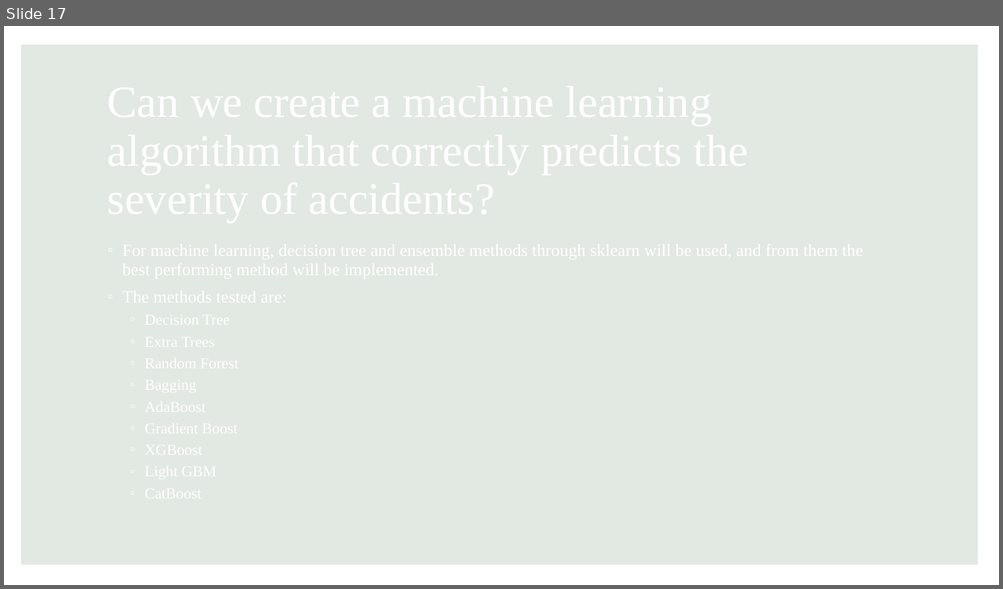
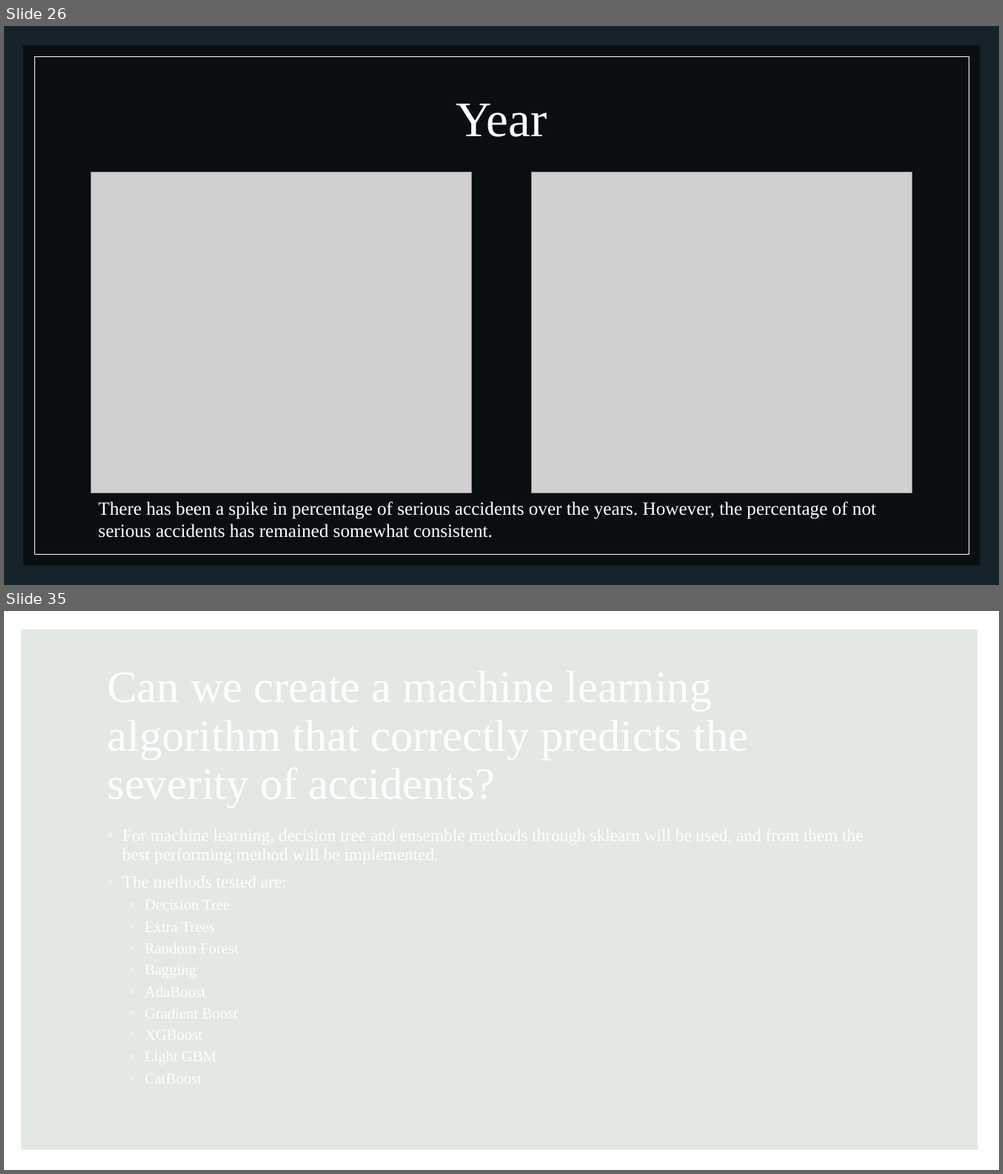
Before and after one commit to GenTaylor/Traffic-Accident-Analysis, a slide deck: Traffic Analysis and Severity Prediction.pptx. Shown one above the other, each under a label of ours: slide 17 before the commit, slides 26 and 35 after it; the slides between them are not shown. The pictures are 1003x589 and 1003x1174 pixels, drawn with LibreOffice and Linux fonts; fonts in the diff are those of the drawing; grey boxes stand for pictures. Boxes give left, top, right and bottom in pixels: in the first picture for what was removed or moved away, otherwise in the second. Text is boxed around its words. In the diff, an @@ line names an element or a change of style, - is before the commit and + after.

```diff
--- a/Traffic Analysis and Severity Prediction.pptx
+++ b/Traffic Analysis and Severity Prediction.pptx
@@ slide 26 added at [4, 26, 999, 585], background #17232A @@
@@ rectangle added at [23, 45, 980, 566], fill #000000 at 60% opacity @@
@@ rectangle added at [34, 56, 969, 555], outline #FFFFFF 0.5 pt @@
@@ title added at [455, 104, 547, 137], 48 pt, text #FFFFFF @@
+Year
@@ picture added at [91, 173, 472, 493] @@
@@ picture added at [532, 173, 912, 493] @@
@@ text added at [98, 502, 876, 538], 18 pt, text #FFFFFF @@
+There has been a spike in percentage of serious accidents over the years. However, the percentage of not serious accidents has remained somewhat consistent.
@@ what was slide 17 is now slide 35 @@
```
Also in this commit, not shown: 2 slides changed, 19 other slides added, 2 slides removed.
